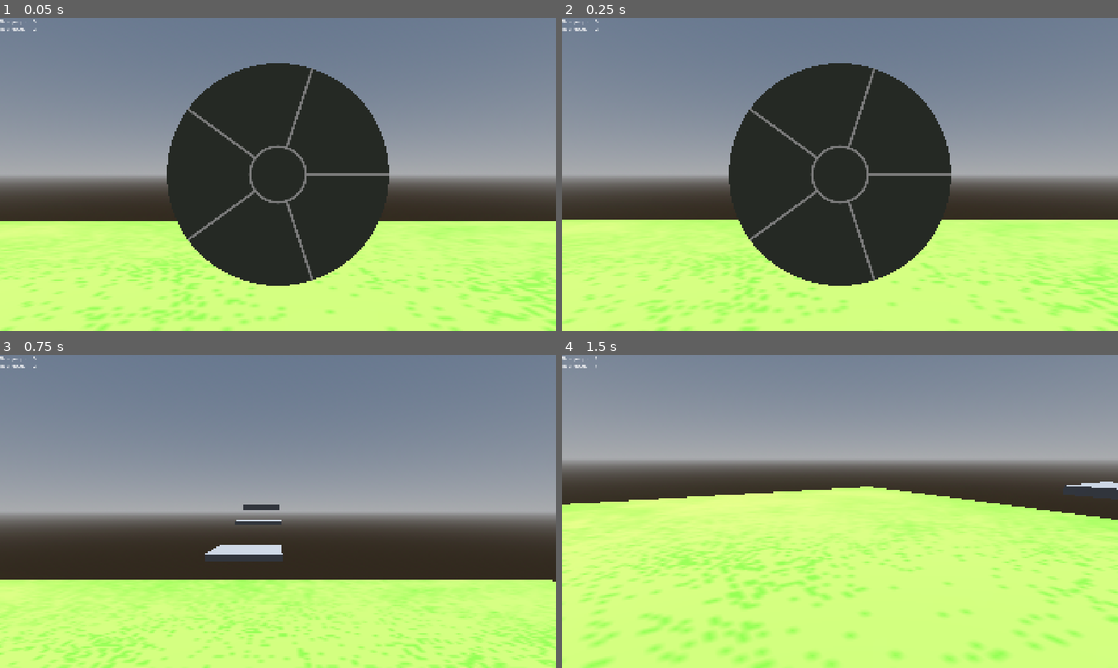
Above: before the commit, frames 1-4 (two rows, left to right).
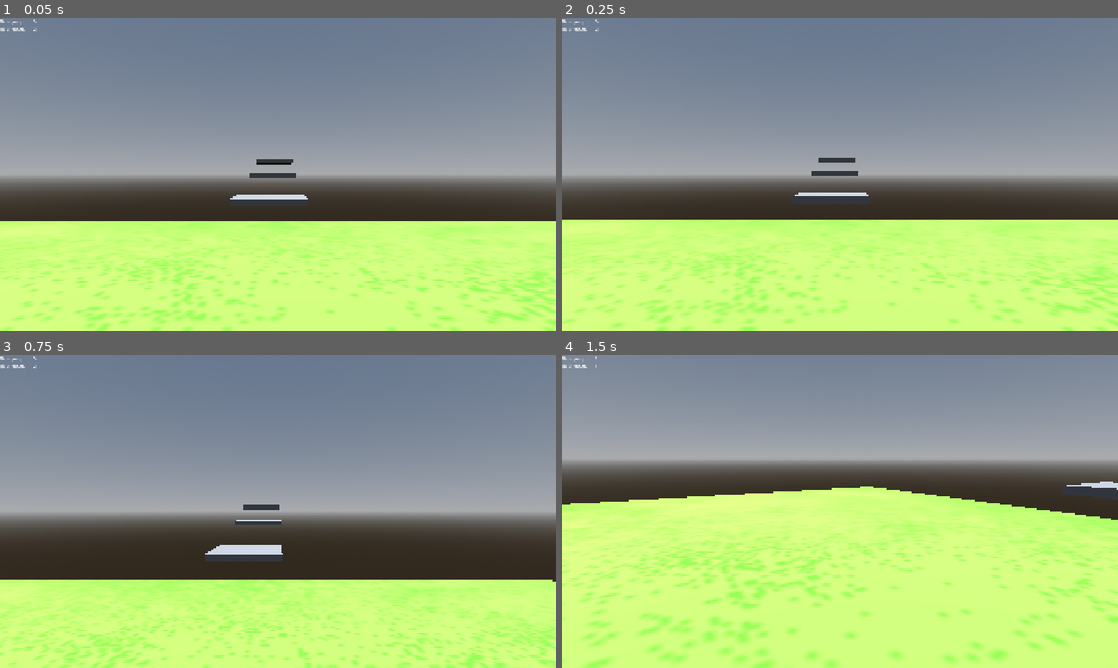
Above: after the commit, the same moments.

Repository: EndeKey/Game-Off-Game
Game: Godot game, scene res://Scenes/Main.tscn
The game is run twice, just before and just after one commit, with the same random seed, the same clock (stepped at 60 frames per second) and the same inputs.
Inputs (mouse positions are in pixels of both pictures, inside the frame that each line leads up to):
- Up to frame 1 (0.05 s): no input
- Up to frame 2 (0.25 s): no input
- Up to frame 3 (0.75 s): tap Enter (ui_accept) at 0.5 s; move the mouse to (400, 495) at 0.52 s; hold D (Right) from 0.53 s (still down); tap Tab (Select) at 0.6 s; click (400, 495) at 0.67 s
- Up to frame 4 (1.5 s): tap Enter (ui_accept) at 0.77 s; move the mouse to (812, 511) at 1.27 s; release D (Right) at 1.28 s; hold W (Forward) from 1.28 s (still down); tap Shift (Snort) at 1.35 s

The runs differ from the first frame. In frame 1, 20% of the frame differs, in the area x 30-70%, y 14-86%; in frame 2, 20%; in frame 3, nothing differs; in frame 4, nothing differs.

Commit message:
added things

Diff:
--- a/game-off-/Scenes/selectionwheel.tscn
+++ b/game-off-/Scenes/selectionwheel.tscn
@@ -1,6 +1,6 @@
 [gd_scene format=3 uid="uid://cu8u8mwkkanl3"]
 
-[ext_resource type="Script" uid="uid://hr75jsfvqjob" path="res://inventory.gd" id="1_hxam8"]
+[ext_resource type="Script" uid="uid://hr75jsfvqjob" path="res://Scripts/inventory.gd" id="1_hxam8"]
 
 [node name="Selectionwheel" type="Control" unique_id=714759724]
 layout_mode = 3
--- a/game-off-/Scenes/wheelscene.tscn
+++ b/game-off-/Scenes/wheelscene.tscn
@@ -2,6 +2,43 @@
 
 [ext_resource type="Script" uid="uid://bbrc2cvt1q3ot" path="res://Scripts/UI.gd" id="1_ikm88"]
 [ext_resource type="PackedScene" uid="uid://cu8u8mwkkanl3" path="res://Scenes/selectionwheel.tscn" id="2_newsv"]
+[ext_resource type="Script" uid="uid://b4r6c3yci8uw" path="res://Scripts/Wheel_option.gd" id="3_ctej5"]
+[ext_resource type="Texture2D" uid="uid://jgfia0p0rq48" path="res://Assets/not drugs.png" id="4_i6c5x"]
+
+[sub_resource type="AtlasTexture" id="AtlasTexture_ikm88"]
+atlas = ExtResource("4_i6c5x")
+region = Rect2(0, 0, 64, 64)
+script = ExtResource("3_ctej5")
+name = "Nothing"
+metadata/_custom_type_script = "uid://b4r6c3yci8uw"
+
+[sub_resource type="AtlasTexture" id="AtlasTexture_ctej5"]
+atlas = ExtResource("4_i6c5x")
+region = Rect2(64, 0, 64, 64)
+script = ExtResource("3_ctej5")
+name = "Cocaine"
+metadata/_custom_type_script = "uid://b4r6c3yci8uw"
+
+[sub_resource type="AtlasTexture" id="AtlasTexture_i6c5x"]
+atlas = ExtResource("4_i6c5x")
+region = Rect2(128, 0, 64, 64)
+script = ExtResource("3_ctej5")
+name = "Shrooms"
+metadata/_custom_type_script = "uid://b4r6c3yci8uw"
+
+[sub_resource type="AtlasTexture" id="AtlasTexture_d8otr"]
+atlas = ExtResource("4_i6c5x")
+region = Rect2(192, 0, 64, 64)
+script = ExtResource("3_ctej5")
+name = "LSD"
+metadata/_custom_type_script = "uid://b4r6c3yci8uw"
+
+[sub_resource type="AtlasTexture" id="AtlasTexture_lkicb"]
+atlas = ExtResource("4_i6c5x")
+region = Rect2(256, 0, 64, 64)
+script = ExtResource("3_ctej5")
+name = "Speedball"
+metadata/_custom_type_script = "uid://b4r6c3yci8uw"
 
 [node name="wheelscene" type="Node" unique_id=2037938458]
 
@@ -13,4 +50,5 @@
 offset_bottom = 23.0
 
 [node name="Selectionwheel" parent="UI" unique_id=714759724 instance=ExtResource("2_newsv")]
-options = [null, null, null, null, null, null]
+visible = false
+options = Array[ExtResource("3_ctej5")]([SubResource("AtlasTexture_ikm88"), SubResource("AtlasTexture_ctej5"), SubResource("AtlasTexture_i6c5x"), SubResource("AtlasTexture_d8otr"), SubResource("AtlasTexture_lkicb")])
--- /dev/null
+++ b/game-off-/Scripts/Wheel_option.gd
@@ -0,0 +1,4 @@
+extends AtlasTexture
+class_name wheeloptions
+
+@export var name : String
--- a/game-off-/inventory.gd
+++ b/game-off-/Scripts/inventory.gd
@@ -1,5 +1,7 @@
 @tool
 extends Control
+
+const SPRITE_SIZE = Vector2(64, 64)
 
 @export var bg_color : Color
 @export var line_color : Color
@@ -7,10 +9,12 @@
 @export var outer_radius : int = 256
 @export var inner_radius : int = 64
 @export var line_width : int = 4
-@export var options = []
+@export var options : Array[wheeloptions]
 
 # Called when the node enters the scene tree for the first time.
 func _draw() -> void:
+	var offset = SPRITE_SIZE / -2
+
 	draw_circle(Vector2.ZERO, outer_radius, bg_color)
 	draw_arc(Vector2.ZERO, inner_radius, 0, TAU, 128, line_color, line_width, true)
 
@@ -27,6 +31,25 @@
 				true
 			)
 
+		draw_texture_rect_region(
+			options[0].atlas,
+			Rect2(offset, SPRITE_SIZE),
+			options[0].region
+		)
+
+		for i in range(1, len(options)):
+			var start_rads = (TAU * (i-1)) / (len(options) - 1)
+			var end_rads = (TAU * i) / (len(options) - 1)
+			var mid_rads = ((start_rads + end_rads) / 2) * -1
+			var radius_mid = (inner_radius + outer_radius) / 2
+
+			var draw_pos = radius_mid * Vector2.from_angle(mid_rads) + offset
+			draw_texture_rect_region(
+				options[i].atlas,
+				Rect2(draw_pos, SPRITE_SIZE),
+				options[i].region
+			)
+
 
 # Called every frame. 'delta' is the elapsed time since the previous frame.
 func _process(delta: float) -> void:
Binary file added: game-off-/Assets/not drugs.png
Not shown, added: game-off-/Assets/not drugs.png.import
Not shown, added: game-off-/Scripts/Wheel_option.gd.uid
Renamed: game-off-/inventory.gd.uid -> game-off-/Scripts/inventory.gd.uid
